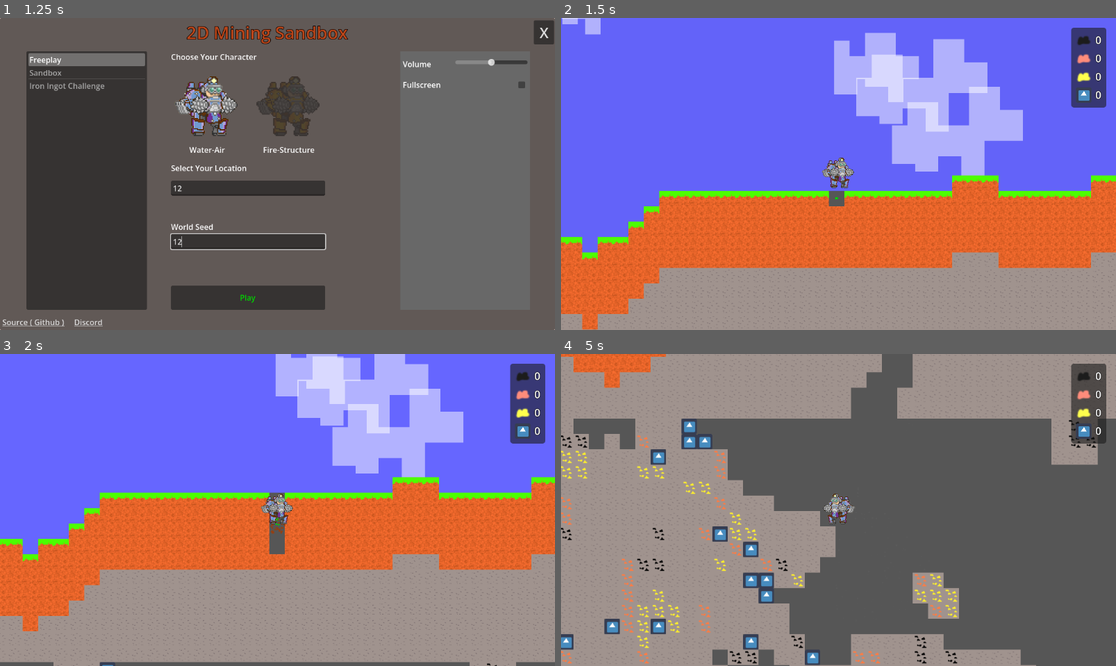
Above: before the commit, frames 1-4 (two rows, left to right).
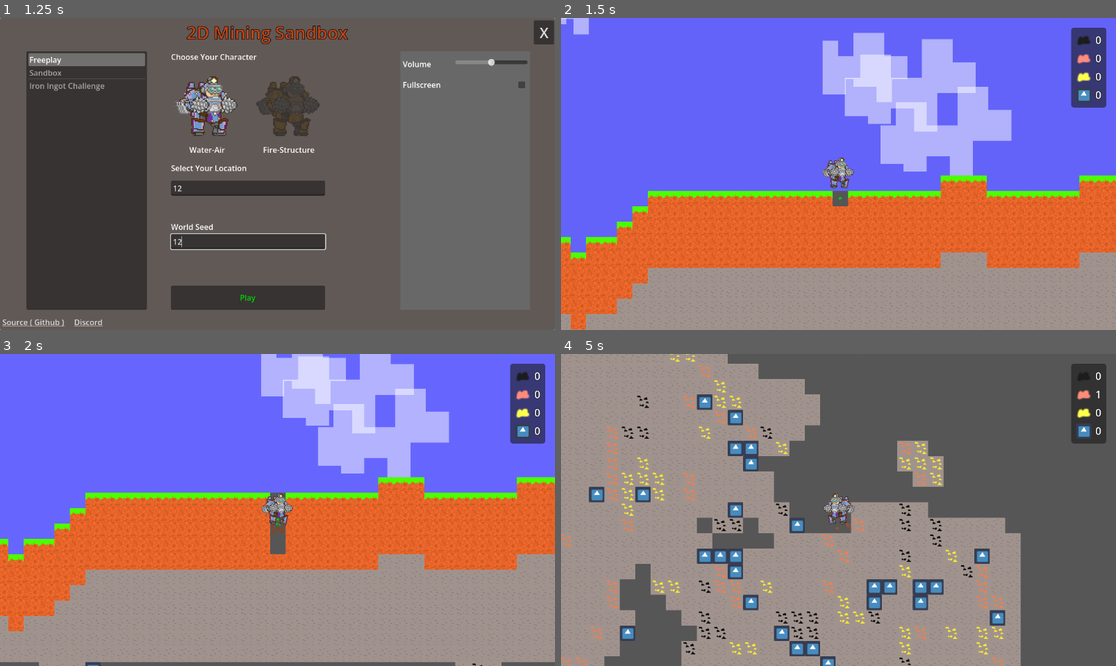
Above: after the commit, the same moments.

Repository: aryan-agrawal7/Dasstrial-2
Game: Godot game, scene res://game/startup.tscn
Two runs of this game, one before a commit and one after it. Both use one fixed random seed, a clock stepped at 60 frames per second and the inputs below. The engine's default icon, where the game draws it, is replaced by a stand-in: a white triangle on a blue panel in a dark square.
Inputs (mouse positions are in pixels of both pictures, inside the frame that each line leads up to):
- Up to frame 1 (1.25 s): click (249, 189) at 0.52 s; type "12" at 0.6 s; click (249, 242) at 0.75 s; type "12" at 0.83 s
- Up to frame 2 (1.5 s): click "Play" at 1.25 s
- Up to frame 3 (2 s): no input
- Up to frame 4 (5 s): tap Enter at 2 s; move the mouse to (960, 494) at 2.02 s; hold D (right) 2.03-2.75 s; click (960, 494) at 2.1 s; tap Space (jump) at 2.27 s; drag from (727, 525) to (849, 513) at 2.77 s; move the mouse to (894, 441) at 3.52 s; hold A (left) 3.53-4.25 s; click (894, 441) at 3.6 s; drag from (810, 572) to (672, 463) at 4.27 s

Frame 1 is identical in both runs. In frame 2, 10% of the frame differs, in the area x 0-100%, y 0-100%; in frame 3, 8.8%; in frame 4, 43%.

Commit message:
Limits in x and y axis (bottom) + finish line to end

Diff:
--- a/game/autoload singletons/game_manager.gd
+++ b/game/autoload singletons/game_manager.gd
@@ -63,9 +63,15 @@
 
 
 func game_over(win: bool):
+	# Safely pause the world to stop all background chunk generator threads from crashing
 	get_tree().paused= true
 	game_over_label.text= "You won!!" if win else "You lost :("
 	game_over_container.show()
+
+	# Auto-exit cleanly after showing the screen for 2 seconds.
+	# We pass `true, false, true` to ensure the timer counts down even while the game is paused.
+	await get_tree().create_timer(2.0, true, false, true).timeout
+	load_main_menu()
 
 
 func _on_try_again_button_pressed():
--- /dev/null
+++ b/game/blocks/finish_block.gd
@@ -0,0 +1,5 @@
+class_name FinishBlock
+extends Block
+
+func can_be_mined()-> bool:
+	return false
--- /dev/null
+++ b/game/blocks/finish_blocks/black_finish_block.tres
@@ -0,0 +1,13 @@
+[gd_resource type="Resource" script_class="FinishBlock" load_steps=3 format=3]
+
+[ext_resource type="Script" path="res://game/blocks/finish_block.gd" id="1_fb"]
+[ext_resource type="Texture2D" path="res://game/blocks/finish_blocks/black.png" id="2_fb_tex"]
+
+[resource]
+script = ExtResource("1_fb")
+texture = ExtResource("2_fb_tex")
+hardness = 999999.0
+has_collision = true
+material = 3
+mining_tool = 1
+name = "black_finish"
--- /dev/null
+++ b/game/blocks/finish_blocks/white_finish_block.tres
@@ -0,0 +1,13 @@
+[gd_resource type="Resource" script_class="FinishBlock" load_steps=3 format=3]
+
+[ext_resource type="Script" path="res://game/blocks/finish_block.gd" id="1_fb"]
+[ext_resource type="Texture2D" path="res://game/blocks/finish_blocks/white.png" id="2_fb_tex"]
+
+[resource]
+script = ExtResource("1_fb")
+texture = ExtResource("2_fb_tex")
+hardness = 999999.0
+has_collision = true
+material = 3
+mining_tool = 1
+name = "white_finish"
--- a/game/player/base_player.gd
+++ b/game/player/base_player.gd
@@ -5,6 +5,7 @@
 
 
 const FLY_SPEED_FACTOR= 4.0
+const FinishBlockScript = preload("res://game/blocks/finish_block.gd")
 
 @export_category("Movement")
 @export var speed: float = 200.0
@@ -122,6 +123,7 @@
 		if auto_mine_enabled:
 			auto_mine(delta)
 
+	global_position.x = clamp(global_position.x, -800, 800)
 	tick_effects()
 
 
@@ -156,6 +158,11 @@
 			on_movement_walk()
 		else:
 			on_movement_stop()
+
+		var floor_block_1 = get_world().get_block(get_tile_pos() + Vector2i(0, 1))
+		var floor_block_2 = get_world().get_block(get_tile_pos() + Vector2i(0, 2))
+		if (floor_block_1 and floor_block_1 is FinishBlockScript) or (floor_block_2 and floor_block_2 is FinishBlockScript):
+			Global.game.game_over(true)
 
 	move_and_slide()
 
--- a/game/player/player_ui.gd
+++ b/game/player/player_ui.gd
@@ -102,5 +102,7 @@
 	interaction_hint.text = text
 	interaction_hint.visible = not text.is_empty()
 	if not text.is_empty():
+		if not is_inside_tree(): return
 		await get_tree().process_frame
+		if not is_inside_tree(): return
 		interaction_hint.position = get_viewport().canvas_transform * pos - Vector2(interaction_hint.size.x / 2, 0)
--- a/game/ui/camera.gd
+++ b/game/ui/camera.gd
@@ -6,8 +6,26 @@
 @export var speed: float= 200
 
 
+func _ready():
+	# Hardcode the internal Godot camera limits so it refuses to render past the edges
+	limit_left = -800
+	limit_right = 800
+
+	# Bottom limit: 150 tiles * 32 pixels per tile = 4800 pixels
+	limit_bottom = 4800
+
+
 func _process(delta):
 	if free_cam:
 		position+= Input.get_vector("left", "right", "up", "down") * speed * delta
 	elif follow_node and is_instance_valid(follow_node):
-		position= follow_node.global_position
+		# We want the camera to stop following the player once they get too close to the edge.
+		# If the player limit is 640, we stop the camera earlier so half the screen isn't blue void.
+		# Assuming a typical screen width of ~1920 (960 half width),
+		# we clamp the camera's center to never pass -640 or +640.
+		# You can adjust these numbers to perfectly hug the edge of your screen!
+		var target_x = clamp(follow_node.global_position.x, -640, 640)
+		# We also clamp the Y coordinate to stop the camera from showing the void below
+		# 150 tiles * 32 pixels = 4800. We stop the camera center slightly above that.
+		var target_y = min(follow_node.global_position.y, 4500)
+		position= Vector2(target_x, target_y)
--- a/game/world/components/chunk_updater.gd
+++ b/game/world/components/chunk_updater.gd
@@ -53,6 +53,7 @@
 				world.create_chunk(chunk_coords, world.get_chunk_storage(chunk_coords))
 				if non_blocking:
 					for i in DELAY_FRAMES:
+						if not is_inside_tree(): break
 						await get_tree().process_frame
 
 	DebugHud.send("Total chunks", len(world.get_chunks()))
--- a/game/world/terrain generator/generators/default.tres
+++ b/game/world/terrain generator/generators/default.tres
@@ -1,10 +1,11 @@
-[gd_resource type="Resource" script_class="TerrainGenerator" load_steps=16 format=3 uid="uid://rchstnfrc547"]
+[gd_resource type="Resource" script_class="TerrainGenerator" format=3 uid="uid://rchstnfrc547"]
 
 [ext_resource type="Resource" uid="uid://bv3qfie2av8dh" path="res://game/blocks/stone block/stone_block.tres" id="1_6kp5u"]
-[ext_resource type="Script" path="res://game/world/terrain generator/terrain_block_distribution.gd" id="2_od3kv"]
-[ext_resource type="Script" path="res://game/world/terrain generator/terrain_generator_instruction.gd" id="3_1dayd"]
+[ext_resource type="Script" uid="uid://dltuk121b08oo" path="res://game/blocks/block.gd" id="2_gceg7"]
+[ext_resource type="Script" uid="uid://t3sovexvsf6c" path="res://game/world/terrain generator/terrain_block_distribution.gd" id="2_od3kv"]
+[ext_resource type="Script" uid="uid://dtiy17vxtwkxd" path="res://game/world/terrain generator/terrain_generator_instruction.gd" id="3_1dayd"]
 [ext_resource type="Resource" uid="uid://d12w8mbqpsyov" path="res://game/blocks/coal block/coal_block.tres" id="4_kiwak"]
-[ext_resource type="Script" path="res://game/world/terrain generator/terrain_generator.gd" id="5_fhj57"]
+[ext_resource type="Script" uid="uid://cqegevial4msv" path="res://game/world/terrain generator/terrain_generator.gd" id="5_fhj57"]
 [ext_resource type="Resource" uid="uid://obgjml6tlfcn" path="res://game/blocks/iron block/iron_block.tres" id="6_ax1wm"]
 [ext_resource type="Resource" uid="uid://cjykj5i260i0c" path="res://game/blocks/air block/air_block.tres" id="7_7pv86"]
 [ext_resource type="Resource" uid="uid://8qexa73jgb56" path="res://game/blocks/godot block/godot_block.tres" id="7_b607x"]
@@ -12,33 +13,25 @@
 
 [sub_resource type="Resource" id="Resource_qdcf6"]
 script = ExtResource("2_od3kv")
-blocks = Array[Resource("res://game/blocks/block.gd")]([ExtResource("1_6kp5u")])
-noise_threshold = 0.0
+blocks = Array[ExtResource("2_gceg7")]([ExtResource("1_6kp5u")])
 
 [sub_resource type="Resource" id="Resource_62246"]
 script = ExtResource("3_1dayd")
 min_height = -100
-max_height = 1024
 distribution = SubResource("Resource_qdcf6")
-is_cave = false
-ignore_height = false
 
 [sub_resource type="FastNoiseLite" id="FastNoiseLite_ores"]
 frequency = 0.2
 
 [sub_resource type="Resource" id="Resource_ores_dist"]
 script = ExtResource("2_od3kv")
-blocks = Array[Resource("res://game/blocks/block.gd")]([ExtResource("4_kiwak"), ExtResource("6_ax1wm"), ExtResource("8_gold"), ExtResource("7_b607x")])
+blocks = Array[ExtResource("2_gceg7")]([ExtResource("4_kiwak"), ExtResource("6_ax1wm"), ExtResource("8_gold"), ExtResource("7_b607x")])
 noise = SubResource("FastNoiseLite_ores")
 noise_threshold = 0.35
 
 [sub_resource type="Resource" id="Resource_ores_inst"]
 script = ExtResource("3_1dayd")
-min_height = 0
-max_height = 1024
 distribution = SubResource("Resource_ores_dist")
-is_cave = false
-ignore_height = false
 
 [sub_resource type="FastNoiseLite" id="FastNoiseLite_6losj"]
 frequency = 0.0125
@@ -51,19 +44,14 @@
 
 [sub_resource type="Resource" id="Resource_kx2jn"]
 script = ExtResource("2_od3kv")
-blocks = Array[Resource("res://game/blocks/block.gd")]([ExtResource("7_7pv86")])
+blocks = Array[ExtResource("2_gceg7")]([ExtResource("7_7pv86")])
 noise = SubResource("FastNoiseLite_6losj")
 noise_threshold = 0.5
 
 [sub_resource type="Resource" id="Resource_wdpor"]
 script = ExtResource("3_1dayd")
-min_height = 0
-max_height = 1024
 distribution = SubResource("Resource_kx2jn")
-is_cave = false
-ignore_height = false
 
 [resource]
 script = ExtResource("5_fhj57")
 instructions = Array[ExtResource("3_1dayd")]([SubResource("Resource_62246"), SubResource("Resource_ores_inst"), SubResource("Resource_wdpor")])
-height_scale = 10.0
--- a/game/world/terrain generator/terrain_generator.gd
+++ b/game/world/terrain generator/terrain_generator.gd
@@ -8,6 +8,9 @@
 
 var cave_cache: Array[Vector2i]
 
+var black_finish_block: Block = preload("res://game/blocks/finish_blocks/black_finish_block.tres")
+var white_finish_block: Block = preload("res://game/blocks/finish_blocks/white_finish_block.tres")
+var bottom_limit: int = 150
 
 
 func initialize():
@@ -16,6 +19,17 @@
 
 
 func get_block_id(pos: Vector2i)-> int:
+	if pos.x < -25 or pos.x > 25:
+		return -1
+
+	if pos.y == bottom_limit or pos.y == bottom_limit - 1:
+		if (pos.x + pos.y) % 2 == 0:
+			return DataManager.get_block_id(black_finish_block)
+		else:
+			return DataManager.get_block_id(white_finish_block)
+	elif pos.y > bottom_limit:
+		return -1
+
 	var block: Block
 
 	var cave:= false
--- a/game/world/world.tscn
+++ b/game/world/world.tscn
@@ -19,9 +19,9 @@
 shader_parameter/horizon_color = Vector3(0.4, 0.4, 1)
 shader_parameter/atmo_color = Vector3(0, 0, 0)
 shader_parameter/height = 1500.0
-shader_parameter/y = null
+shader_parameter/y = 0.0
 
-[node name="World" type="Node2D" node_paths=PackedStringArray("chunks")]
+[node name="World" type="Node2D" unique_id=1951036471 node_paths=PackedStringArray("chunks")]
 script = ExtResource("1_pmjc8")
 generator = ExtResource("4_4gpyw")
 chunks = NodePath("Chunks")
@@ -29,40 +29,40 @@
 world_item_scene = ExtResource("2_xrbq3")
 world_chunk_scene = ExtResource("3_x61oj")
 
-[node name="Chunk Updater" type="Node" parent="."]
+[node name="Chunk Updater" type="Node" parent="." unique_id=732535553]
 script = ExtResource("5_qqsjj")
 
-[node name="Update Timer" type="Timer" parent="Chunk Updater"]
+[node name="Update Timer" type="Timer" parent="Chunk Updater" unique_id=1630416049]
 
-[node name="Mob Spawner" type="Node" parent="."]
+[node name="Mob Spawner" type="Node" parent="." unique_id=1866996210]
 script = ExtResource("7_otmna")
 min_player_distance = 30
 
-[node name="Timer" type="Timer" parent="Mob Spawner"]
+[node name="Timer" type="Timer" parent="Mob Spawner" unique_id=707278978]
 wait_time = 0.1
 
-[node name="Chunks" type="Node2D" parent="."]
+[node name="Chunks" type="Node2D" parent="." unique_id=388388101]
 
-[node name="Mobs" type="Node2D" parent="."]
+[node name="Mobs" type="Node2D" parent="." unique_id=1800022558]
 
-[node name="Block Entities" type="Node2D" parent="."]
+[node name="Block Entities" type="Node2D" parent="." unique_id=122201331]
 
-[node name="Debug Component" parent="." instance=ExtResource("7_4bafo")]
+[node name="Debug Component" parent="." unique_id=1756983663 instance=ExtResource("7_4bafo")]
 max_detail_level = 4
 prefix = "World"
 
-[node name="Environment" type="Node" parent="."]
+[node name="Environment" type="Node" parent="." unique_id=1672939649]
 script = ExtResource("9_xooip")
 cloud_scene = ExtResource("10_ljkx7")
 
-[node name="Clouds" type="Node2D" parent="Environment"]
+[node name="Clouds" type="Node2D" parent="Environment" unique_id=563923048]
 z_index = -40
 
-[node name="Backgound" type="CanvasLayer" parent="."]
+[node name="Backgound" type="CanvasLayer" parent="." unique_id=753567911]
 layer = -50
 script = ExtResource("11_q7yms")
 
-[node name="Sky" type="ColorRect" parent="Backgound"]
+[node name="Sky" type="ColorRect" parent="Backgound" unique_id=1170098002]
 material = SubResource("ShaderMaterial_kl5xq")
 anchors_preset = 15
 anchor_right = 1.0
@@ -72,7 +72,7 @@
 mouse_filter = 2
 color = Color(0.694118, 1, 1, 1)
 
-[node name="Stars" type="TextureRect" parent="Backgound"]
+[node name="Stars" type="TextureRect" parent="Backgound" unique_id=221956764]
 modulate = Color(1, 1, 1, 0)
 anchors_preset = 15
 anchor_right = 1.0
Not shown: 1 places in game/audio/sound_library.tres that only renumber resources
Not shown, added: game/blocks/finish_block.gd.uid
Binary file added: game/blocks/finish_blocks/black.png
Not shown, added: game/blocks/finish_blocks/black.png.import
Binary file added: game/blocks/finish_blocks/white.png
Not shown, added: game/blocks/finish_blocks/white.png.import
Not shown: 1 places in game/world/world.tscn that only renumber resources
